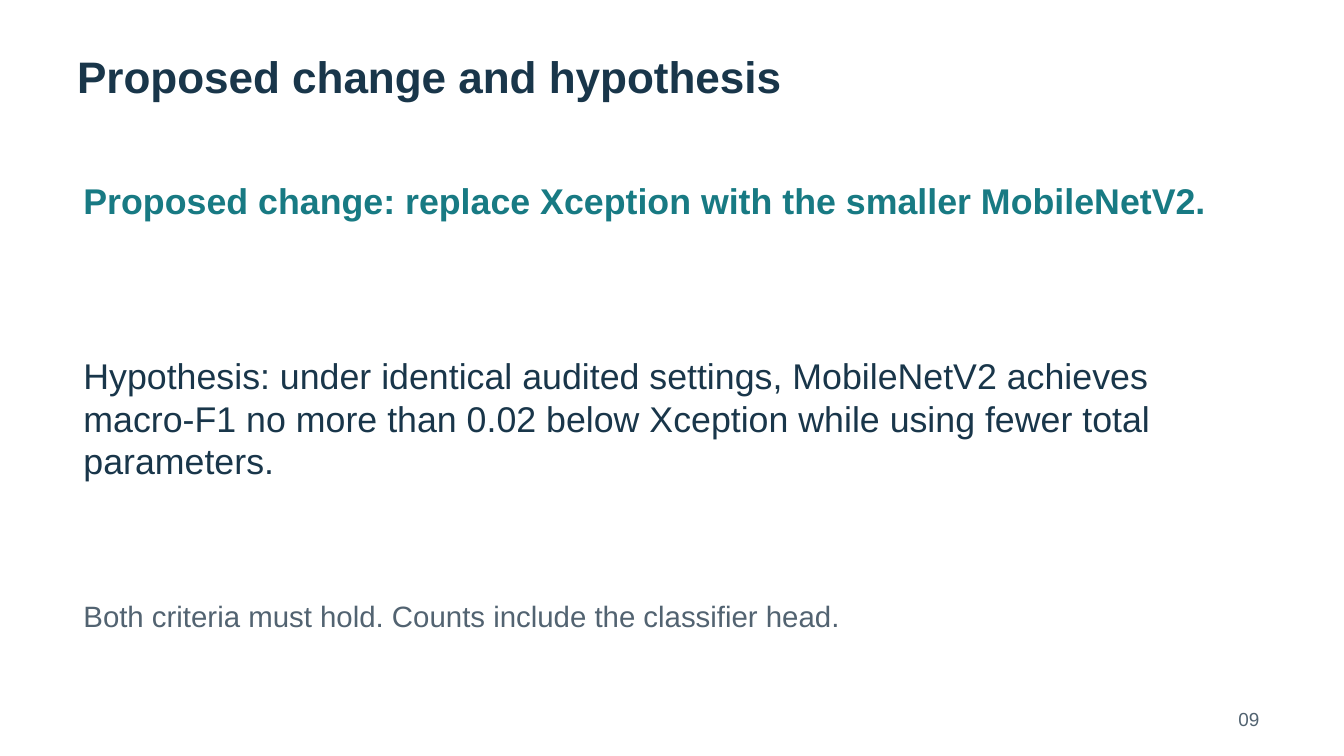
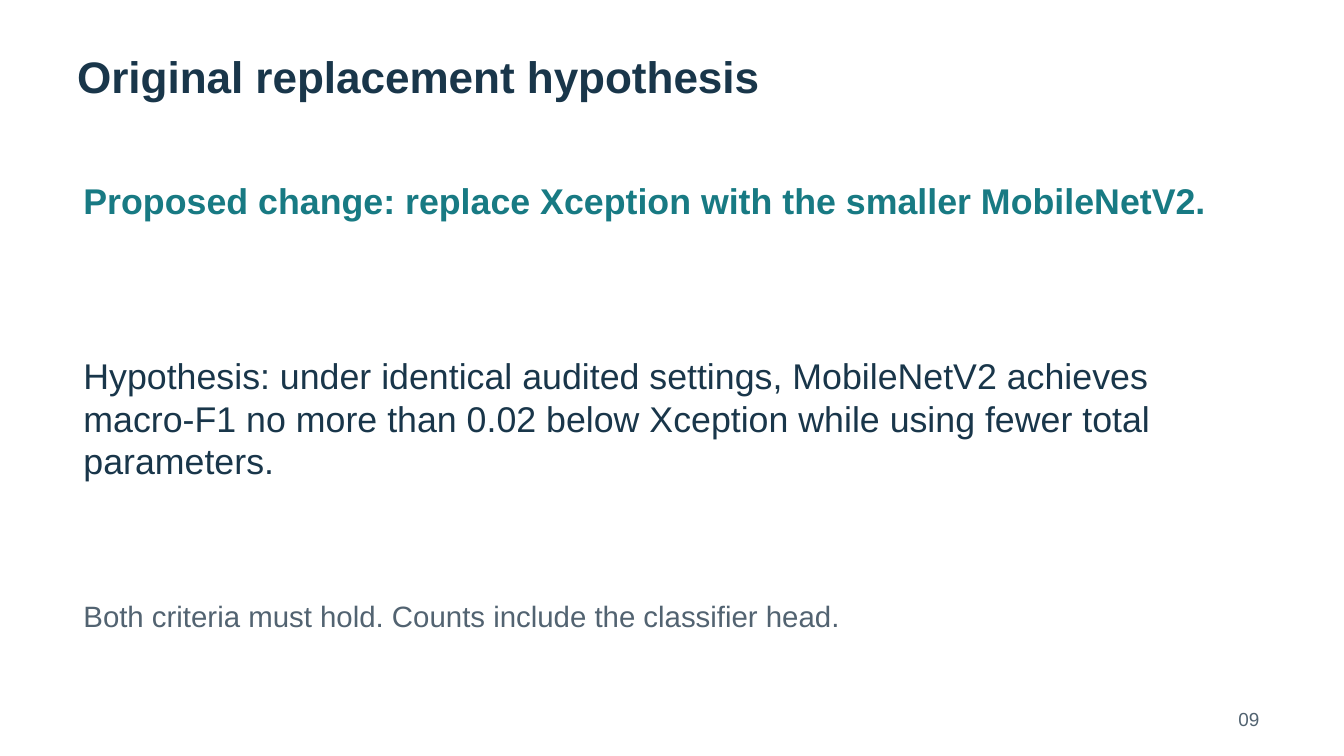
Before and after one commit to visheshrao17/ComputerVision_Prj, a slide deck: slide 9 of deliverables/final_evaluation/Brain_MRI_Final_Presentation.pptx. Drawn at 1344x756 pixels with LibreOffice and Linux fonts; fonts in the diff are those of the drawing. Boxes give left, top, right and bottom in pixels: in the first picture for what was removed or moved away, otherwise in the second. Text is boxed around its words. In the diff, an @@ line names an element or a change of style, - is before the commit and + after.

```diff
--- a/deliverables/final_evaluation/Brain_MRI_Final_Presentation.pptx
+++ b/deliverables/final_evaluation/Brain_MRI_Final_Presentation.pptx
@@ text at box(77, 61, 759, 101): text changed @@
-Proposed change and hypothesis
+Original replacement hypothesis
```
Also in this commit, not shown: 5 other slides changed, 6 slides added, 3 slides removed, 47 other files.
